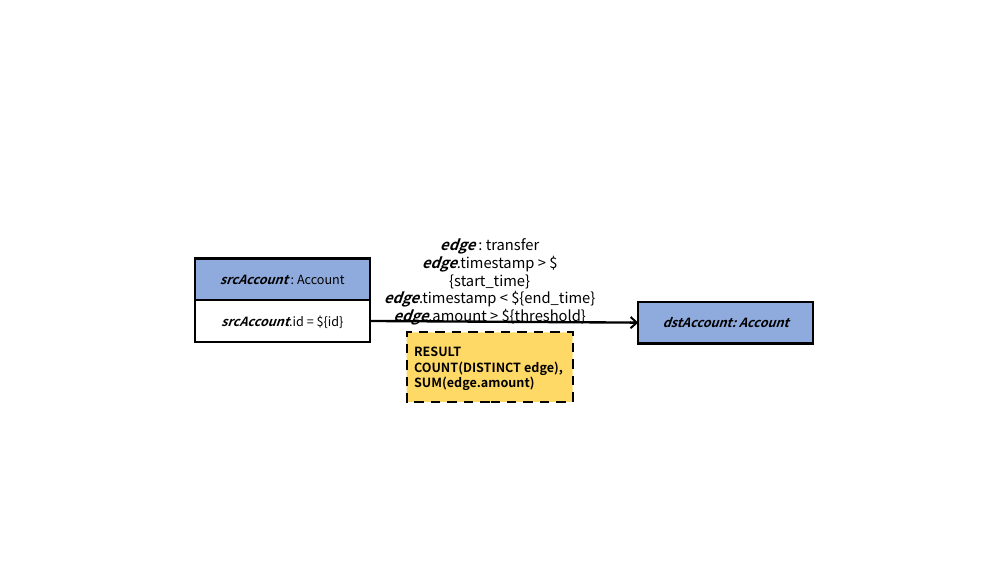
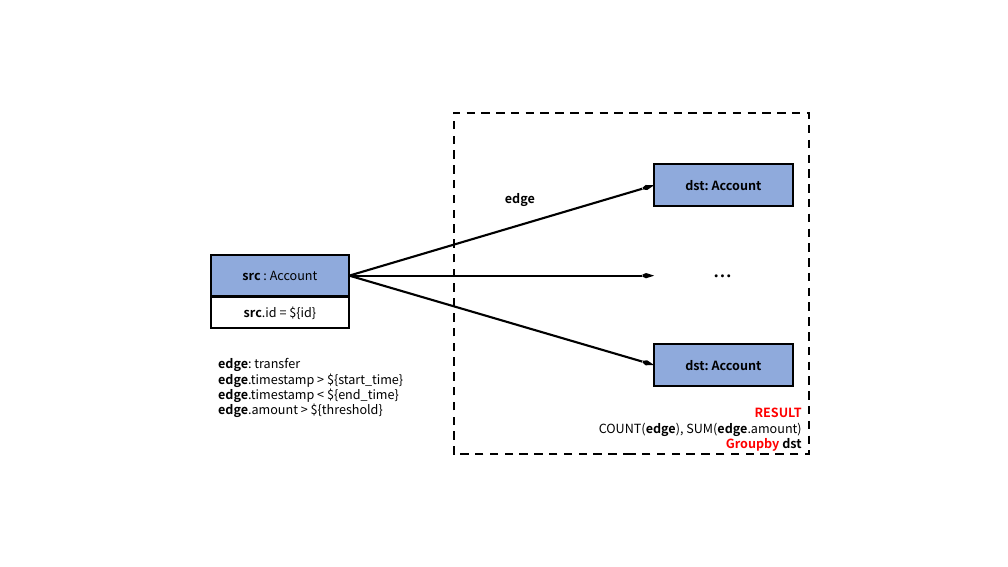
Before and after one commit to ldbc/ldbc_finbench_docs, a slide deck: slide 4 of patterns/transaction-simple-read.pptx. Drawn at 1008x567 pixels with LibreOffice and Linux fonts; fonts in the diff are those of the drawing. Boxes give left, top, right and bottom in pixels: in the first picture for what was removed or moved away, otherwise in the second. Text is boxed around its words. In the diff, an @@ line names an element or a change of style, - is before the commit and + after.

```diff
--- a/patterns/transaction-simple-read.pptx
+++ b/patterns/transaction-simple-read.pptx
@@ rectangle "RESULT": place and size @@
-rectangle "RESULT" at [407,333,573,402]
+rectangle "RESULT" at [454,113,809,454]
@@ rectangle "RESULT" at [454,113,809,454]: vertical alignment middle to bottom; fill #FFD966 to none; outline #000000 2.25 pt dashed to #000000 2 pt dashed @@
@@ group added at [349,164,792,365]: 2 texts, 2 arrows, 1 rectangle @@
+…
+dst: Account
+edge
@@ rectangle "src : Account": place and size @@
-rectangle "src : Account" at [195,259,370,300]
+rectangle "src : Account" at [211,255,349,296]
@@ rectangle "src.id = ${id}": place and size @@
-rectangle "src.id = ${id}" at [195,300,370,342]
+rectangle "src.id = ${id}" at [211,296,349,328]
@@ text in rectangle at [242,270,318,280]: text changed; bold off; italic off @@
-srcAccount : Account
+src : Account
@@ arrow moved from (370, 321) - (638, 323) to (349, 276) - (654, 276) @@
@@ arrow (349, 276) - (654, 276): stroke #000000 2.25 pt to #000000 2 pt @@
@@ text in rectangle at [244,306,316,319]: text changed; bold off; italic off @@
-srcAccount.id = ${id}
+src.id = ${id}
@@ text "edge: transfer": place and size @@
-text "edge: transfer" at [384,238,595,325]
+text "edge: transfer" at [218,358,403,417]
@@ text at [218,358,300,371]: text changed; size 14 to 12 pt @@
-edge : transfer
+edge: transfer
@@ outline #000000 2.25 pt to #000000 2 pt in 3 elements at [211,296,349,328], [211,255,349,296], [654,344,792,386] @@
@@ rectangle "dst: Account": place and size @@
-rectangle "dst: Account" at [638,302,813,343]
+rectangle "dst: Account" at [654,344,792,386]
@@ text at [218,370,403,417]: size 14 to 12 pt in "edge.timestamp > ${start_time}", "edge.timestamp < ${end_time}", "edge.amount > ${threshold}"; italic off in "edge.timestamp", "edge.timestamp", "edge.amount"; alignment centre to left @@
@@ text in rectangle at [685,360,762,370]: text changed; italic off @@
-dstAccount: Account
+dst: Account
@@ text in rectangle at [755,407,802,417]: text colour #000000 to #FF0000 in "RESULT"; alignment justified to right @@
@@ text in rectangle at [599,423,801,451]: text changed; bold off @@
-COUNT(DISTINCT edge),
-SUM(edge.amount)
+COUNT(edge), SUM(edge.amount)
+Groupby dst
```
Also in this commit, not shown: 7 other slides changed, 1 slide added, 51 other files.
